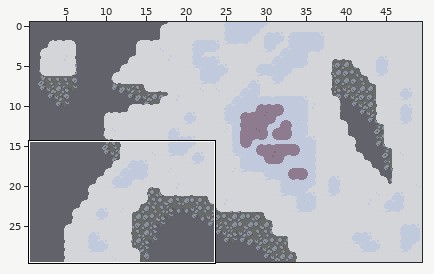
Tiled map: rughai/tiles/tiled/r_0_1/r_0_1.tmx. The picture above shows the old version from afar; the outline marks the close-up.
Close-up. As it was:
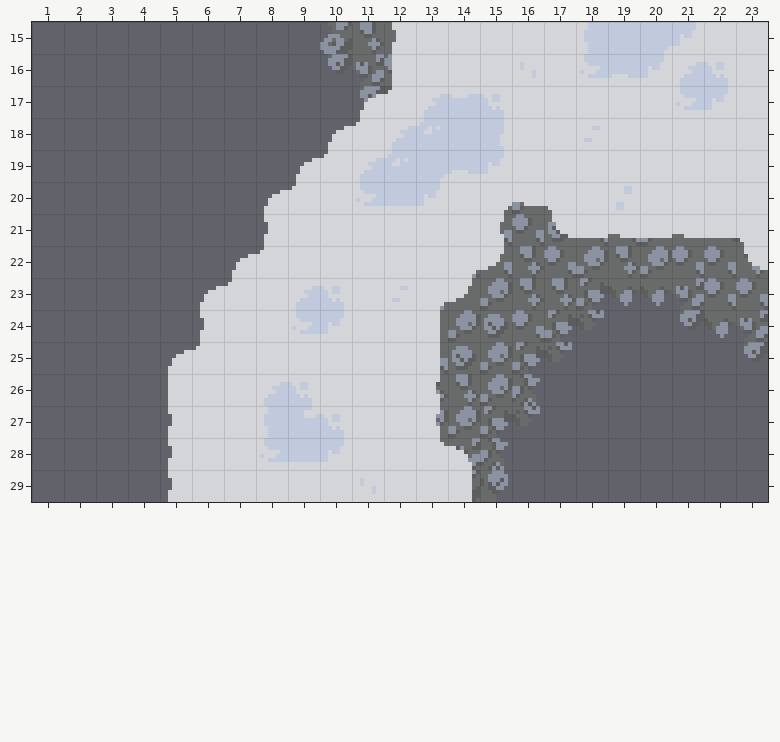
Cells are 8x8 px. Shown: x 1..23, y 15..29.
After:
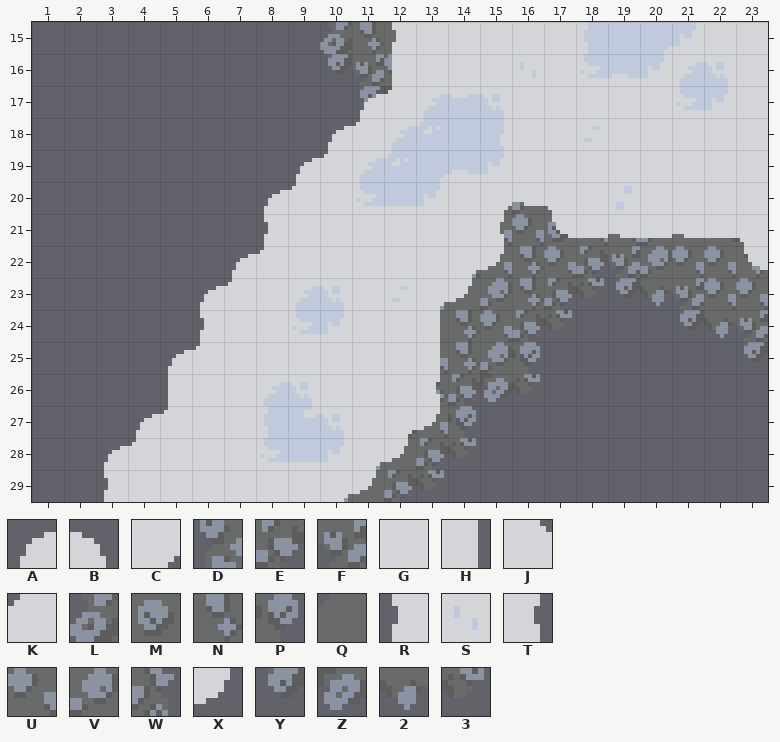
Key: from "main_tileset": A 0, B 3, C 4, D 6, E 10, F 11, G 15, H 17, J 18, K 19, L 20, M 21, N 22, P 23, Q 25, R 28, S 29, T 31, U 35, V 36, W 37, X 45, Y 48, Z 49, 2 50, 3 51.
_ is an empty cell, # one hidden under a higher layer.
Difference:
{"where": "layer \"dig_0\""}
{"y":22,"x":18,"old":"VN","new":"EF"}
{"y":23,"x":17,"old":"NE2","new":"E3Y"}
{"y":24,"x":14,"old":"VMUE3","new":"NUE3_"}
{"y":25,"x":14,"old":"M","new":"N"}
{"y":25,"x":16,"old":"E3","new":"P_"}
{"y":26,"x":14,"old":"NVW","new":"EZ3"}
{"y":27,"x":13,"old":"VVE3","new":"UP__"}
{"y":28,"x":11,"old":"_#2FW","new":"DQE3_"}
{"y":29,"x":10,"old":"____LP","new":"DQE3__"}
{"where": "layer \"dig_1\""}
{"y":27,"x":4,"old":"_R","new":"AK"}
{"y":27,"x":12,"old":"GT","new":"CX"}
{"y":28,"x":3,"old":"__R","new":"AKG"}
{"y":28,"x":11,"old":"GGJB","new":"CX__"}
{"y":29,"x":3,"old":"__R","new":"RGG"}
{"y":29,"x":10,"old":"GSGGH","new":"CX___"}
